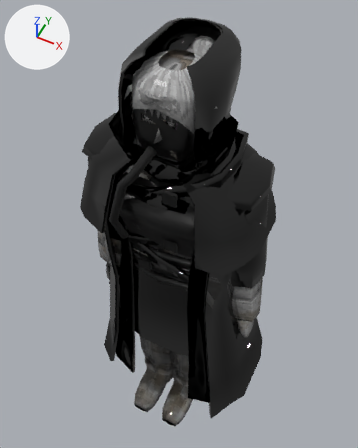
Before and after pictures for a commit that changed the glTF model modelos/v2/cobaia_v3.glb.
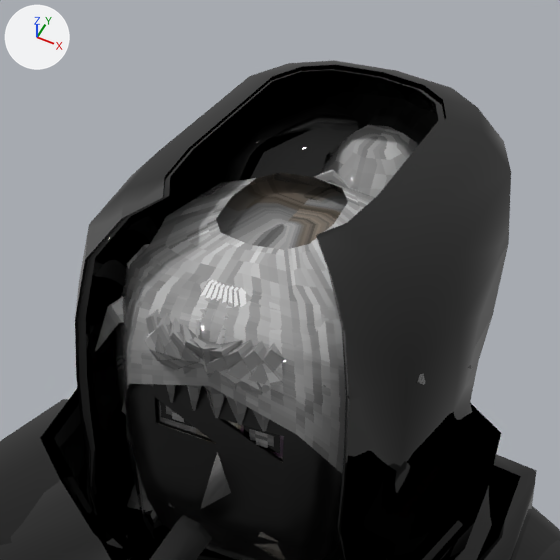
There are two pictures of each version: one whole from a 50 mm camera at (0.509, -0.994, 2.41) aimed at (-0.064, 0.152, 0.977), one close up on the part from 27% to 71% of the width and 0% to 35% of the height. Lighting does not change. The marker at upper left points along +X, +Y and +Z. The last two pictures show the newer version. Objects named as collision shapes, trigger or cutter boxes, shadow casters or lower levels of detail are left out. Vertices at exactly the same position are counted once.

Script lines for the objects in view, before the commit:
```python
me_cab_coque_lod0 = bpy.data.meshes.new('cab_coque_lod0')
me_cab_coque_lod0.from_pydata(...)  # 228 vertices, 388 faces; spans x -0.109..0.109, y -0.106..0.226, z 1.546..1.762
me_cab_coque_lod0.materials.append(mat_cobaia_v3)
me_cab_curto_lod0 = bpy.data.meshes.new('cab_curto_lod0')
me_cab_curto_lod0.from_pydata(...)  # 172 vertices, 288 faces; spans x -0.109..0.113, y -0.101..0.146, z 1.541..1.762
me_cab_curto_lod0.materials.append(mat_cobaia_v3)
# before: 0 (0.0, 0.063, 1.762) at pixel (313, 177), 1 (0.025, 0.058, 1.762) at pixel (342, 188), 5 (0.036, 0.043, 1.762) at pixel (348, 201), 7 (0.04, 0.012, 1.762) at pixel (334, 223), 9 (0.036, -0.019, 1.762) at pixel (309, 243)
# before: 11 (0.025, -0.033, 1.762) at pixel (284, 249), 13 (0.0, -0.038, 1.762) at pixel (249, 244), 15 (-0.025, -0.033, 1.762) at pixel (220, 232), 17 (-0.036, -0.019, 1.762) at pixel (215, 218), 19 (-0.04, 0.012, 1.762) at pixel (231, 196)
# before: 21 (-0.036, 0.043, 1.762) at pixel (256, 177), 23 (-0.025, 0.058, 1.762) at pixel (280, 172)
me_x_papelao_faixas_lod0 = bpy.data.meshes.new('x_papelao_faixas_lod0')
me_x_papelao_faixas_lod0.from_pydata(...)  # 224 vertices, 336 faces; spans x -0.196..0.196, y -0.139..0.157, z 0.994..1.539
me_x_papelao_faixas_lod0.materials.append(mat_cobaia_v3)
ob_cab_coque_lod0 = bpy.data.objects.new('cab_coque_lod0', me_cab_coque_lod0)
ob_cab_coque_lod0.location = (0.0, 0.0, 0.0)
ob_cab_curto_lod0 = bpy.data.objects.new('cab_curto_lod0', me_cab_curto_lod0)
ob_cab_curto_lod0.location = (0.0, 0.0, 0.0)
ob_x_papelao_faixas_lod0 = bpy.data.objects.new('x_papelao_faixas_lod0', me_x_papelao_faixas_lod0)
ob_x_papelao_faixas_lod0.location = (0.0, 0.0, 0.0)
# also in view: 'x_sabonete_capa_lod0' at (0.0, 0.078, 0.83); 'x_sabonete_tubo_lod0' at (-0.065, -0.144, 1.391); 'cab_franja_longa_lod0' at (0.0, 0.022, 1.587); 'cab_trancas_lod0' at (0.0, 0.017, 1.49); 'cab_baguncado_lod0' at (-0.002, 0.038, 1.644)
```
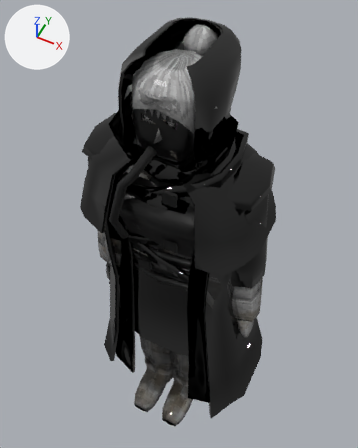
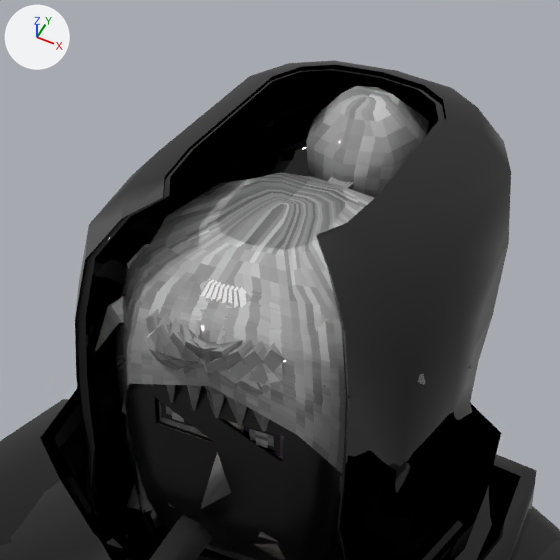
Changed parts and their boxes (x1, y1, x2, y2) in the close-ups (560 x 560 px; the box of a moved part takes in the faces that stretch with it):
'cab_curto_lod0', reshaped: before (116, 178, 371, 424); after (116, 172, 371, 424)
'cab_coque_lod0', reshaped: before (116, 125, 418, 411); after (116, 86, 429, 496)
part 1 of me_cab_coque_lod0, moved or reshaped: before (322, 125, 418, 198); after (306, 86, 429, 198)
part 2 of me_cab_coque_lod0, moved or reshaped: before (200, 189, 363, 297); after (200, 177, 354, 297)
part 3 of me_cab_curto_lod0, added: after (216, 172, 348, 250)
'band_cabeca_lod0', unchanged, covered by the edit: before (156, 180, 348, 560); after (156, 422, 285, 560)

The change, as a diff of the scene's bpy script:
```diff
--- a/modelos/v2/cobaia_v3.glb.py
+++ b/modelos/v2/cobaia_v3.glb.py
@@ me_cab_coque_lod0 @@
 # used by ob_cab_coque_lod0; location = (0.0, 0.0, 0.0)
-me_cab_coque_lod0.from_pydata(...)  # 228 vertices, 388 faces; spans x -0.109..0.109, y -0.106..0.226, z 1.546..1.762
+me_cab_coque_lod0.from_pydata(...)  # 251 vertices, 436 faces; spans x -0.109..0.109, y -0.106..0.202, z 1.546..1.781
+# me_cab_coque_lod0 part 1: the loose piece of 34 vertices spanning x -0.046..0.046, y 0.132..0.226, z 1.659..1.739 is moved by (0.0, -0.024, 0.042)
+# me_cab_coque_lod0 part 2: 32 vertices moved from x -0.011..0.011, y 0.126, z 1.721 to x -0.01..0.01, y 0.117, z 1.734..1.735
+# other edits to the shape of me_cab_coque_lod0 do not show in these pictures
 me_cab_coque_lod0.materials.append(mat_cobaia_v3)
@@ me_cab_curto_lod0 @@
 # used by ob_cab_curto_lod0; location = (0.0, 0.0, 0.0)
 # verts and faces of me_cab_curto_lod0; kept vertices keep their numbers, new ones are numbered from 172
-me_cab_curto_lod0.from_pydata(...)  # 172 vertices, 288 faces; spans x -0.109..0.113, y -0.101..0.146, z 1.541..1.762
+me_cab_curto_lod0.from_pydata(...)  # 173 vertices, 300 faces; spans x -0.109..0.113, y -0.101..0.146, z 1.541..1.766
+# me_cab_curto_lod0 part 3
+verts[172] = (0.0, 0.012, 1.766)  # pixel (282, 204)
+faces += [(0, 172, 1), (1, 172, 5), (5, 172, 7), (7, 172, 9), (9, 172, 11), (11, 172, 13)]
+faces += [(13, 172, 15), (15, 172, 17), (17, 172, 19), (19, 172, 21), (21, 172, 23), (0, 23, 172)]
 me_cab_curto_lod0.materials.append(mat_cobaia_v3)
```
